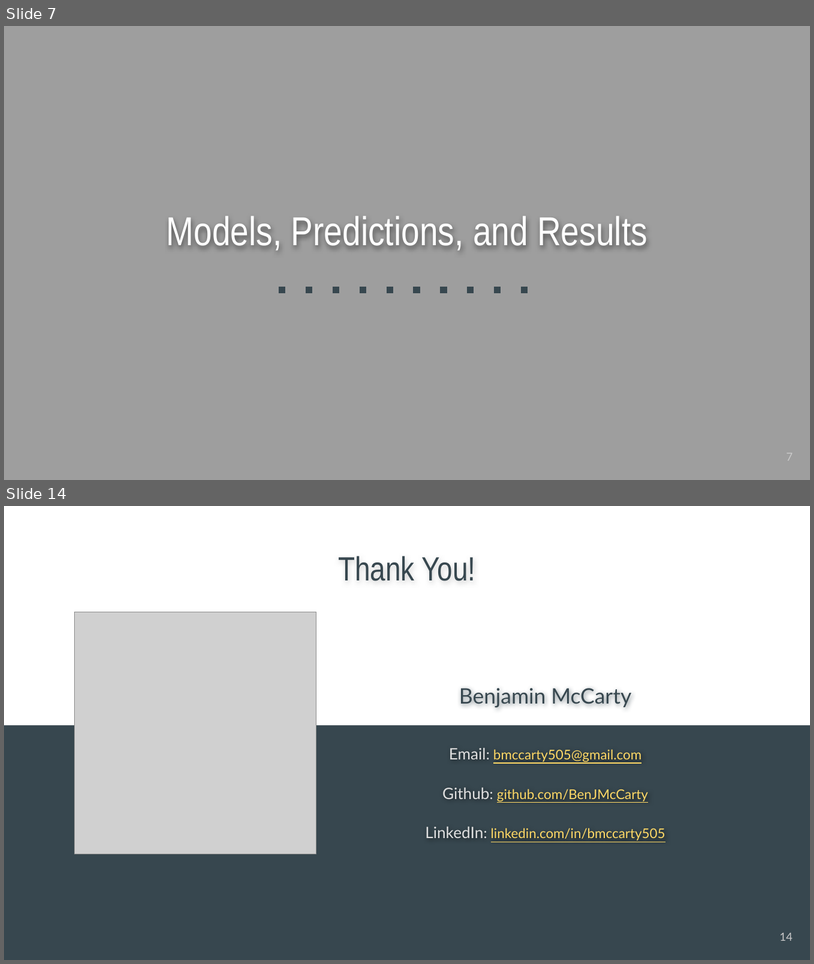
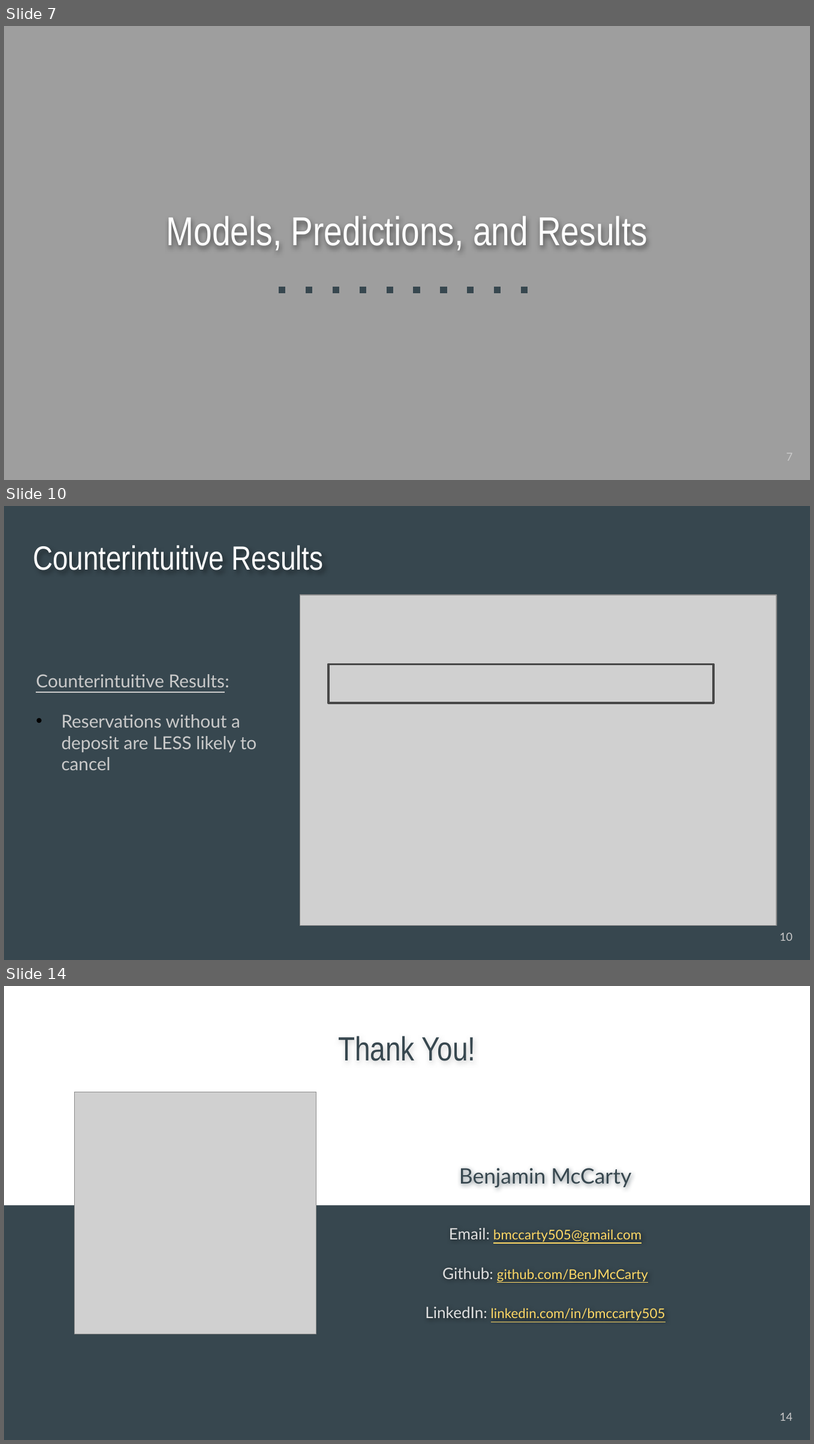
Before and after one commit to BenJMcCarty/Hotel_Cancel_Culture, a slide deck: Hotel_Cancel_Culture_Presentation.pptx. Shown one above the other, each under a label of ours: slides 7 and 14 before the commit, slides 7, 10 and 14 after it; the slides between them are not shown. The pictures are 814x964 and 814x1444 pixels, drawn with LibreOffice and Linux fonts; fonts in the diff are those of the drawing; grey boxes stand for pictures. Boxes give left, top, right and bottom in pixels: in the first picture for what was removed or moved away, otherwise in the second. Text is boxed around its words. In the diff, an @@ line names an element or a change of style, - is before the commit and + after.

```diff
--- a/Hotel_Cancel_Culture_Presentation.pptx
+++ b/Hotel_Cancel_Culture_Presentation.pptx
@@ slide 10 added at [4, 506, 810, 960], background #37474F @@
@@ title added at [33, 545, 324, 570], 30 pt, text #FFFFFF @@
+Counterintuitive Results
@@ picture added at [300, 595, 777, 925] @@
@@ rectangle added at [328, 664, 714, 703], outline #484848 2 pt @@
@@ text added at [36, 674, 257, 770], 16 pt, text #CACACA @@
+Counterintuitive Results:
+• Reservations without a deposit are LESS likely to cancel
@@ page number added at [780, 932, 793, 940], 10 pt, text #CACACA @@
+10
```
Also in this commit, not shown: 7 slides changed, 1 slide removed, 2 other files.
